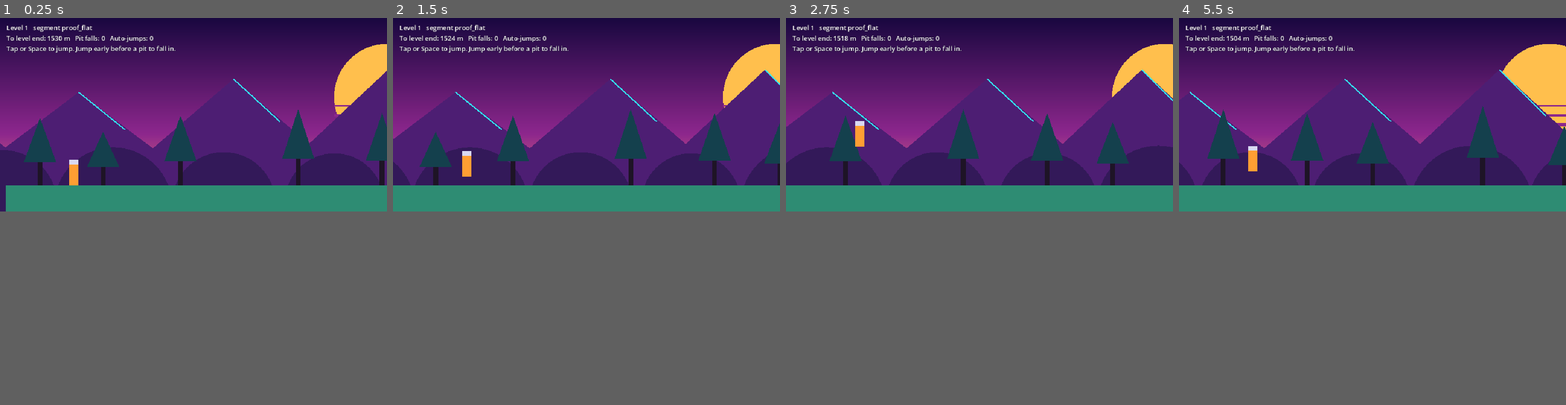
Above: before the commit, frames 1-4 (left to right).
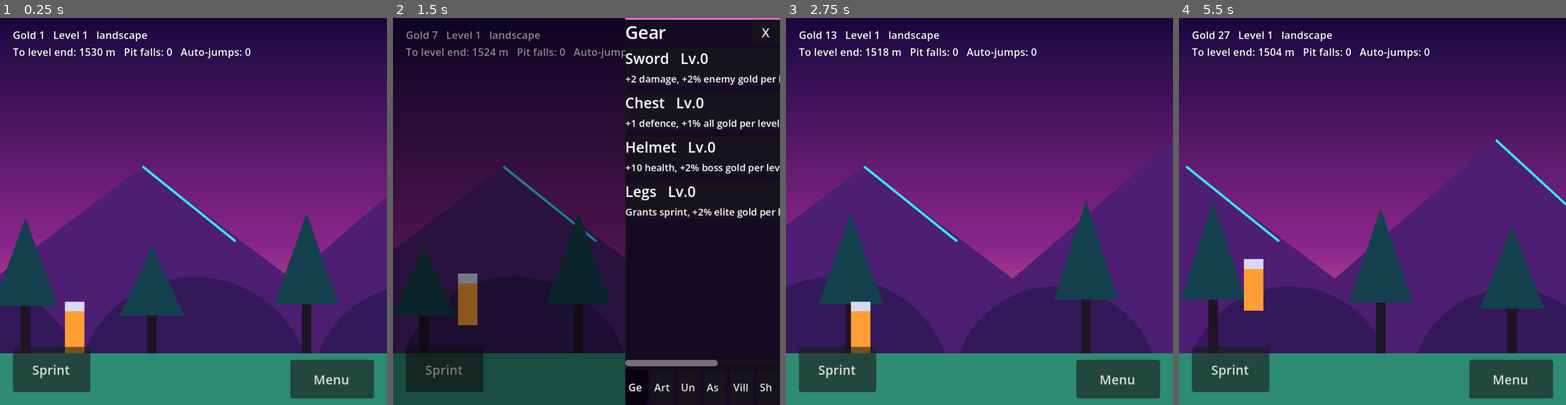
Above: after the commit, the same moments.

Repository: zachkw/vaporwave_vikings_idle
Game: Godot game, scene res://scenes/run/run.tscn
Same seed, same stepped clock (60 frames per second), same inputs: the game is played once before the commit and once after it.
Inputs (mouse positions are in pixels of both pictures, inside the frame that each line leads up to):
- Up to frame 1 (0.25 s): no input
- Up to frame 2 (1.5 s): click (443, 192) at 0.5 s, where only the run after the commit has a clickable "Sprint"; click (725, 199) at 1.25 s, where only the run after the commit has a clickable "Menu"
- Up to frame 3 (2.75 s): click (1157, 25) at 2 s, where only the run after the commit has a clickable "X"
- Up to frame 4 (5.5 s): click (1229, 192) at 2.75 s, where only the run after the commit has a clickable "Sprint"; click (1229, 192) at 3.5 s, where only the run after the commit has a clickable "Sprint"; tap Enter at 4.25 s; move the mouse to (1457, 103) at 4.27 s; click (1457, 103) at 4.42 s; tap Space at 4.52, 5.27 s; move the mouse to (1295, 126) at 5.02 s; click (1295, 126) at 5.17 s
In our replay, the window is 800x400 before the commit and 800x800 after it. These sizes can differ from the game's own. Grey fills any space a smaller window leaves; there, only what the larger window draws over its background counts as a difference.

The runs differ from the first frame. In frame 1, 65% of the frame differs, in the area x 0-100%, y 1-100%; in frame 2, 73%, in the area x 0-100%, y 0-100%; in frame 3, 63%; in frame 4, 64%.

Commit message:
Add portrait/landscape layout, menu panel and drawer to the proof
- Layout: detects orientation from the viewport, docks the menu panel to
  the bottom half in portrait, and in landscape fills the screen with the
  game and opens the same panel as a drawer from the right, overlaid
  without changing the camera. Camera fits 15 blocks to the game view.
- Menu panel: nav bar (Gear, Artefacts, Unlocks, Ascension, Village,
  Shop), placeholder Gear tab with linear costs and green/red buy buttons.
- Ability strip with the sprint button; base viewport 480x480 so UI
  scales for phones in both orientations.
- Docs: HUD and menus rewritten for both orientations; decisions logged.
- 64 headless tests pass.

Co-Authored-By: Claude Fable 5.1 <noreply@anthropic.com>
Claude-Session: https://claude.ai/code/session_011R41yFsBSkLo5FULW2XaJu

Diff:
--- a/vaporwave-vikings-idle/project.godot
+++ b/vaporwave-vikings-idle/project.godot
@@ -17,11 +17,13 @@
 
 [display]
 
-window/size/viewport_width=960
+window/size/viewport_width=480
 window/size/viewport_height=480
+window/size/window_width_override=960
+window/size/window_height_override=480
 window/stretch/mode="canvas_items"
 window/stretch/aspect="expand"
-window/handheld/orientation=0
+window/handheld/orientation=4
 
 [physics]
 
--- a/vaporwave-vikings-idle/scenes/run/run.tscn
+++ b/vaporwave-vikings-idle/scenes/run/run.tscn
@@ -1,8 +1,15 @@
-[gd_scene load_steps=4 format=3]
+[gd_scene load_steps=7 format=3]
 
 [ext_resource type="Script" path="res://systems/run.gd" id="1_run"]
 [ext_resource type="PackedScene" path="res://scenes/viking/viking.tscn" id="2_viking"]
 [ext_resource type="PackedScene" path="res://scenes/backgrounds/proof_background.tscn" id="3_background"]
+[ext_resource type="Script" path="res://systems/layout.gd" id="4_layout"]
+[ext_resource type="PackedScene" path="res://scenes/ui/menu_panel.tscn" id="5_panel"]
+
+[sub_resource type="StyleBoxFlat" id="drawer_bg"]
+bg_color = Color(0.08, 0.04, 0.14, 1)
+border_width_left = 2
+border_color = Color(0.95, 0.4, 0.85, 1)
 
 [node name="Run" type="Node2D"]
 script = ExtResource("1_run")
@@ -15,14 +22,61 @@
 
 [node name="Camera" type="Camera2D" parent="."]
 
+[node name="Layout" type="Node" parent="."]
+script = ExtResource("4_layout")
+
 [node name="HUD" type="CanvasLayer" parent="."]
 
 [node name="Info" type="Label" parent="HUD"]
 offset_left = 16.0
 offset_top = 12.0
-offset_right = 940.0
-offset_bottom = 100.0
+offset_right = 470.0
+offset_bottom = 60.0
 mouse_filter = 2
 theme_override_colors/font_color = Color(1, 1, 1, 1)
 theme_override_colors/font_outline_color = Color(0.1, 0.03, 0.2, 1)
 theme_override_constants/outline_size = 4
+theme_override_font_sizes/font_size = 13
+
+[node name="AbilityStrip" type="HBoxContainer" parent="HUD"]
+offset_left = 16.0
+offset_top = 400.0
+offset_right = 200.0
+offset_bottom = 456.0
+
+[node name="Sprint" type="Button" parent="HUD/AbilityStrip"]
+custom_minimum_size = Vector2(96, 56)
+layout_mode = 2
+text = "Sprint"
+
+[node name="MenuButton" type="Button" parent="HUD"]
+offset_left = 840.0
+offset_top = 424.0
+offset_right = 944.0
+offset_bottom = 472.0
+text = "Menu"
+
+[node name="UI" type="CanvasLayer" parent="."]
+layer = 5
+
+[node name="Dock" type="Control" parent="UI"]
+visible = false
+layout_mode = 3
+anchors_preset = 0
+
+[node name="Dim" type="ColorRect" parent="UI"]
+visible = false
+layout_mode = 3
+anchors_preset = 0
+color = Color(0, 0, 0, 0.45)
+
+[node name="Drawer" type="Control" parent="UI"]
+visible = false
+layout_mode = 3
+anchors_preset = 0
+
+[node name="Bg" type="Panel" parent="UI/Drawer"]
+layout_mode = 0
+theme_override_styles/panel = SubResource("drawer_bg")
+
+[node name="MenuPanel" parent="UI" instance=ExtResource("5_panel")]
--- /dev/null
+++ b/vaporwave-vikings-idle/scenes/ui/menu_panel.tscn
@@ -0,0 +1,49 @@
+[gd_scene load_steps=3 format=3]
+
+[ext_resource type="Script" path="res://systems/menu_panel.gd" id="1_panel"]
+
+[sub_resource type="StyleBoxFlat" id="panel_bg"]
+bg_color = Color(0.08, 0.04, 0.14, 0.96)
+border_width_top = 2
+border_color = Color(0.95, 0.4, 0.85, 1)
+
+[node name="MenuPanel" type="PanelContainer"]
+anchors_preset = 15
+anchor_right = 1.0
+anchor_bottom = 1.0
+grow_horizontal = 2
+grow_vertical = 2
+theme_override_styles/panel = SubResource("panel_bg")
+script = ExtResource("1_panel")
+
+[node name="VBox" type="VBoxContainer" parent="."]
+layout_mode = 2
+
+[node name="Header" type="HBoxContainer" parent="VBox"]
+layout_mode = 2
+
+[node name="Title" type="Label" parent="VBox/Header"]
+unique_name_in_owner = true
+layout_mode = 2
+size_flags_horizontal = 3
+text = "Gear"
+theme_override_font_sizes/font_size = 22
+
+[node name="Close" type="Button" parent="VBox/Header"]
+unique_name_in_owner = true
+layout_mode = 2
+text = "  X  "
+
+[node name="Scroll" type="ScrollContainer" parent="VBox"]
+layout_mode = 2
+size_flags_vertical = 3
+
+[node name="Rows" type="VBoxContainer" parent="VBox/Scroll"]
+unique_name_in_owner = true
+layout_mode = 2
+size_flags_horizontal = 3
+theme_override_constants/separation = 8
+
+[node name="Nav" type="HBoxContainer" parent="VBox"]
+unique_name_in_owner = true
+layout_mode = 2
--- /dev/null
+++ b/vaporwave-vikings-idle/systems/layout.gd
@@ -0,0 +1,120 @@
+## Decides portrait or landscape and places the game view, the menu panel
+## and the drawer. See docs/game-systems/hud-and-menus.md.
+class_name Layout
+extends Node
+
+signal orientation_changed(is_portrait: bool)
+signal game_rect_changed(rect: Rect2)
+
+const DRAWER_WIDTH_FRACTION := 0.4
+const PORTRAIT_GAME_FRACTION := 0.5
+
+var is_portrait := false
+var drawer_open := false
+## Tests set this to simulate a screen size; zero means use the real viewport.
+var override_size := Vector2.ZERO
+
+var _ui_layer: CanvasLayer
+var _panel: Control
+var _dock: Control
+var _drawer: Control
+var _dim: ColorRect
+var _menu_button: Button
+var _tween: Tween
+
+
+func setup(ui_layer: CanvasLayer, panel: Control, dock: Control, drawer: Control, dim: ColorRect, menu_button: Button) -> void:
+	_ui_layer = ui_layer
+	_panel = panel
+	_dock = dock
+	_drawer = drawer
+	_dim = dim
+	_menu_button = menu_button
+	get_viewport().size_changed.connect(_apply)
+	_drawer.clip_contents = true
+	_menu_button.pressed.connect(open_drawer)
+	_dim.gui_input.connect(func(e: InputEvent) -> void:
+		if e is InputEventMouseButton and e.pressed:
+			close_drawer())
+	_apply()
+
+
+func view_size() -> Vector2:
+	return override_size if override_size != Vector2.ZERO else get_viewport().get_visible_rect().size
+
+
+func set_override_size(size: Vector2) -> void:
+	override_size = size
+	_apply()
+
+
+func game_rect() -> Rect2:
+	var size := view_size()
+	if is_portrait:
+		return Rect2(Vector2.ZERO, Vector2(size.x, size.y * PORTRAIT_GAME_FRACTION))
+	return Rect2(Vector2.ZERO, size)
+
+
+func _apply() -> void:
+	var size := view_size()
+	var portrait := size.y > size.x
+	var changed := portrait != is_portrait
+	is_portrait = portrait
+	var rect := game_rect()
+	if is_portrait:
+		_dock.visible = true
+		_dock.position = Vector2(0, rect.size.y)
+		_dock.size = Vector2(size.x, size.y - rect.size.y)
+		_move_panel(_dock)
+		_drawer.visible = false
+		_dim.visible = false
+		_menu_button.visible = false
+		drawer_open = false
+	else:
+		_dock.visible = false
+		var w := size.x * DRAWER_WIDTH_FRACTION
+		_drawer.size = Vector2(w, size.y)
+		_drawer.position = Vector2(size.x - w, 0) if drawer_open else Vector2(size.x, 0)
+		_drawer.visible = true
+		_drawer.get_node("Bg").size = _drawer.size
+		_dim.size = size
+		_dim.visible = drawer_open
+		_menu_button.visible = true
+		_move_panel(_drawer)
+	_panel.call("set_close_visible", not is_portrait)
+	game_rect_changed.emit(rect)
+	if changed:
+		orientation_changed.emit(is_portrait)
+
+
+func _move_panel(parent: Control) -> void:
+	if _panel.get_parent() != parent:
+		if _panel.get_parent() != null:
+			_panel.get_parent().remove_child(_panel)
+		parent.add_child(_panel)
+	_panel.set_anchors_and_offsets_preset(Control.PRESET_FULL_RECT)
+	_panel.set_deferred("size", parent.size)
+	_panel.set_deferred("position", Vector2.ZERO)
+
+
+func open_drawer() -> void:
+	if is_portrait or drawer_open:
+		return
+	drawer_open = true
+	_dim.visible = true
+	_slide(view_size().x - _drawer.size.x)
+
+
+func close_drawer() -> void:
+	if not drawer_open:
+		return
+	drawer_open = false
+	_dim.visible = false
+	_slide(view_size().x)
+
+
+func _slide(to_x: float) -> void:
+	if _tween:
+		_tween.kill()
+	_tween = create_tween().set_ease(Tween.EASE_OUT).set_trans(Tween.TRANS_CUBIC)
+	_tween.tween_property(_drawer, "position:x", to_x, 0.2)
--- /dev/null
+++ b/vaporwave-vikings-idle/systems/menu_panel.gd
@@ -0,0 +1,135 @@
+## The menu panel: one scene used as the bottom dock in portrait and as the
+## drawer in landscape. Placeholder content until the Store exists.
+## See docs/game-systems/hud-and-menus.md.
+extends PanelContainer
+
+const TABS := ["Gear", "Artefacts", "Unlocks", "Ascension", "Village", "Shop"]
+const PLACEHOLDER_GEAR := [
+	{"id": "sword", "name": "Sword", "effect": "+2 damage, +2% enemy gold per level", "base": 10, "step": 5},
+	{"id": "chest", "name": "Chest", "effect": "+1 defence, +1% all gold per level", "base": 10, "step": 5},
+	{"id": "helmet", "name": "Helmet", "effect": "+10 health, +2% boss gold per level", "base": 10, "step": 5},
+	{"id": "legs", "name": "Legs", "effect": "Grants sprint, +2% elite gold per level", "base": 10, "step": 5},
+]
+
+signal close_requested
+
+var gold := 0.0
+var levels := {}
+var current_tab := "Gear"
+
+@onready var _title: Label = %Title
+@onready var _rows: VBoxContainer = %Rows
+@onready var _nav: HBoxContainer = %Nav
+@onready var _close: Button = %Close
+
+
+func _ready() -> void:
+	for tab in TABS:
+		var b := Button.new()
+		b.text = tab
+		b.toggle_mode = true
+		b.button_pressed = tab == current_tab
+		b.size_flags_horizontal = Control.SIZE_EXPAND_FILL
+		b.clip_text = true
+		b.custom_minimum_size = Vector2(0, 44)
+		b.add_theme_font_size_override("font_size", 13)
+		b.pressed.connect(_select_tab.bind(tab))
+		_nav.add_child(b)
+	_close.pressed.connect(func() -> void: close_requested.emit())
+	_select_tab(current_tab)
+
+
+func set_close_visible(show_close: bool) -> void:
+	_close.visible = show_close
+
+
+func set_gold(value: float) -> void:
+	gold = value
+	_refresh_rows()
+
+
+func _select_tab(tab: String) -> void:
+	current_tab = tab
+	for b in _nav.get_children():
+		b.button_pressed = b.text == tab
+	_title.text = tab
+	_rebuild_rows()
+
+
+func _rebuild_rows() -> void:
+	for c in _rows.get_children():
+		c.queue_free()
+	if current_tab != "Gear":
+		var l := Label.new()
+		l.text = "%s: coming in a later build." % current_tab
+		_rows.add_child(l)
+		return
+	for item in PLACEHOLDER_GEAR:
+		_rows.add_child(_make_gear_row(item))
+	_refresh_rows()
+
+
+func _make_gear_row(item: Dictionary) -> Control:
+	var row := PanelContainer.new()
+	row.name = item["id"]
+	var h := HBoxContainer.new()
+	h.name = "H"
+	row.add_child(h)
+	var text := VBoxContainer.new()
+	text.name = "Text"
+	text.size_flags_horizontal = Control.SIZE_EXPAND_FILL
+	h.add_child(text)
+	var name_label := Label.new()
+	name_label.name = "Name"
+	name_label.add_theme_font_size_override("font_size", 18)
+	text.add_child(name_label)
+	var effect := Label.new()
+	effect.text = item["effect"]
+	effect.add_theme_font_size_override("font_size", 12)
+	text.add_child(effect)
+	var buy := Button.new()
+	buy.name = "Buy"
+	buy.custom_minimum_size = Vector2(110, 44)
+	buy.pressed.connect(_buy.bind(item["id"]))
+	h.add_child(buy)
+	return row
+
+
+func next_cost(item: Dictionary) -> float:
+	return float(item["base"]) + float(item["step"]) * float(levels.get(item["id"], 0))
+
+
+func _buy(id: String) -> void:
+	for item in PLACEHOLDER_GEAR:
+		if item["id"] == id and gold >= next_cost(item):
+			gold -= next_cost(item)
+			levels[id] = int(levels.get(id, 0)) + 1
+	_refresh_rows()
+
+
+func _refresh_rows() -> void:
+	if current_tab != "Gear":
+		return
+	for item in PLACEHOLDER_GEAR:
+		var row := _rows.get_node_or_null(item["id"])
+		if row == null:
+			continue
+		var level := int(levels.get(item["id"], 0))
+		row.get_node("H/Text/Name").text = "%s   Lv.%d" % [item["name"], level]
+		var buy: Button = row.get_node("H/Buy")
+		var cost := next_cost(item)
+		var can := gold >= cost
+		buy.text = "%s gold" % _short(cost)
+		buy.disabled = not can
+		buy.modulate = Color(0.55, 1.0, 0.6) if can else Color(1.0, 0.45, 0.45)
+
+
+static func _short(v: float) -> String:
+	if v < 1000.0:
+		return str(int(v))
+	var units := ["K", "M", "B", "T"]
+	var i := -1
+	while v >= 1000.0 and i < units.size() - 1:
+		v /= 1000.0
+		i += 1
+	return "%.1f%s" % [v, units[i]]
--- a/vaporwave-vikings-idle/systems/run.gd
+++ b/vaporwave-vikings-idle/systems/run.gd
@@ -9,6 +9,8 @@
 const CAMERA_LEAD_PX := 300.0
 
 @export var base_seed := 12345
+
+const SEGMENT_HEIGHT_BLOCKS := 15.0
 
 var builder: LevelBuilder
 var block_px := 32.0
@@ -29,6 +31,12 @@
 @onready var camera: Camera2D = $Camera
 @onready var segments_root: Node2D = $Segments
 @onready var hud_label: Label = $HUD/Info
+@onready var layout: Layout = $Layout
+@onready var menu_panel: Control = $UI/MenuPanel
+@onready var sprint_button: Button = $HUD/AbilityStrip/Sprint
+
+var gold := 0.0
+var _game_rect := Rect2()
 
 
 func _ready() -> void:
@@ -40,10 +48,31 @@
 	viking.global_position = Vector2(4.0 * block_px, -2.0 * block_px)
 	viking.pit_fallen.connect(_on_pit_fallen)
 	_update_stream()
+	layout.game_rect_changed.connect(_on_game_rect_changed)
+	layout.setup($UI, menu_panel, $UI/Dock, $UI/Drawer, $UI/Dim, $HUD/MenuButton)
+	menu_panel.close_requested.connect(layout.close_drawer)
+	sprint_button.pressed.connect(func() -> void: viking.request_jump())
+
+
+## Fit the 15-block segment height to the game view and keep the camera
+## centred on it, whatever the orientation.
+func _on_game_rect_changed(rect: Rect2) -> void:
+	_game_rect = rect
+	var view := layout.view_size()
+	var world_h := SEGMENT_HEIGHT_BLOCKS * block_px
+	var zoom := rect.size.y / world_h
+	camera.zoom = Vector2(zoom, zoom)
+	# Camera2D centres its target on the viewport. To show the world in the game
+	# rect instead, aim the camera below the world centre by the screen difference.
+	camera.offset = Vector2(0, (view.y * 0.5 - (rect.position.y + rect.size.y * 0.5)) / zoom)
+	$HUD/AbilityStrip.position = Vector2(16, rect.size.y - 72)
+	$HUD/MenuButton.position = Vector2(view.x - 120, view.y - 56)
 
 
 func _physics_process(_delta: float) -> void:
-	camera.global_position = Vector2(viking.global_position.x + CAMERA_LEAD_PX, -7.5 * block_px)
+	camera.global_position = Vector2(viking.global_position.x + CAMERA_LEAD_PX / camera.zoom.x * 0.5, -SEGMENT_HEIGHT_BLOCKS * 0.5 * block_px)
+	gold += float(Content.load_json("res://content/economy.json")["gold_per_metre"]) * viking.velocity.x * _delta / block_px
+	menu_panel.set_gold(gold)
 	if viking.global_position.x > level_end_x:
 		levels_completed += 1
 		_start_level(level_index + 1, level_end_x)
@@ -157,5 +186,5 @@
 
 
 func _update_hud() -> void:
-	hud_label.text = "Level %d   segment %s\nTo level end: %d m   Pit falls: %d   Auto-jumps: %d\nTap or Space to jump. Jump early before a pit to fall in." % [
-		level_index + 1, current_segment_id(), int(distance_to_level_end_m()), pit_falls, viking.auto_jumps]
+	hud_label.text = "Gold %d   Level %d   %s\nTo level end: %d m   Pit falls: %d   Auto-jumps: %d" % [
+		int(gold), level_index + 1, "portrait" if layout.is_portrait else "landscape", int(distance_to_level_end_m()), pit_falls, viking.auto_jumps]
--- a/vaporwave-vikings-idle/tests/run_tests.gd
+++ b/vaporwave-vikings-idle/tests/run_tests.gd
@@ -124,7 +124,57 @@
 	for i in 180:
 		await physics_frame
 	expect(run.pit_falls == falls_before + 1, "an early tap lands the Viking in the pit")
+	await _layout_tests(run)
 	run.queue_free()
+
+
+func _layout_tests(run: Node) -> void:
+	print("== Layout: landscape drawer, then portrait dock ==")
+	var layout: Layout = run.layout
+	var panel: Control = run.menu_panel
+	var cam: Camera2D = run.camera
+
+	var land := Vector2(960, 480)
+	layout.set_override_size(land)
+	await process_frame
+	expect(not layout.is_portrait, "960x480 is landscape")
+	expect(panel.get_parent().name == "Drawer", "panel lives in the drawer in landscape")
+	expect(not layout.drawer_open, "drawer starts closed")
+	expect(layout.game_rect().size == land, "game view fills the screen in landscape")
+	expect(is_equal_approx(cam.zoom.y, 480.0 / 480.0), "camera fits 15 blocks to 480 px (zoom %.3f)" % cam.zoom.y)
+	layout.open_drawer()
+	for i in 20:
+		await process_frame
+	expect(layout.drawer_open and run.get_node("UI/Drawer").position.x < land.x, "drawer slides in")
+	expect(layout.game_rect().size == land, "open drawer does not change the game view")
+	layout.close_drawer()
+	for i in 20:
+		await process_frame
+	expect(not layout.drawer_open, "drawer closes")
+
+	var port := Vector2(480, 960)
+	layout.set_override_size(port)
+	await process_frame
+	expect(layout.is_portrait, "480x960 is portrait")
+	expect(panel.get_parent().name == "Dock", "panel docks to the bottom in portrait")
+	expect(is_equal_approx(layout.game_rect().size.y, 480.0), "game view is the top half in portrait")
+	expect(is_equal_approx(cam.zoom.y, 480.0 / 480.0), "camera still fits 15 blocks to the game view")
+	expect(not layout.drawer_open, "no drawer in portrait")
+	expect(panel.current_tab == "Gear", "tab survives the rotation")
+
+	layout.set_override_size(land)
+	await process_frame
+	expect(panel.get_parent().name == "Drawer", "rotating back moves the panel to the drawer again")
+
+	print("== Placeholder gear panel ==")
+	panel.set_gold(1000.0)
+	panel._buy("sword")
+	expect(int(panel.levels.get("sword", 0)) == 1 and is_equal_approx(panel.gold, 990.0), "buying a sword level costs 10 gold")
+	panel._buy("sword")
+	expect(is_equal_approx(panel.gold, 975.0), "second level costs 15 gold (linear)")
+	panel.set_gold(3.0)
+	var buy: Button = panel.get_node("%Rows/sword/H/Buy")
+	expect(buy.disabled, "buy button disabled when gold is short")
 
 
 func _next_pit_start(run: Node, after_x: float) -> float:
Not shown, changed: docs/README.md
Not shown, changed: docs/decisions.md
Not shown, changed: docs/game-systems/README.md
Not shown, changed: docs/game-systems/hud-and-menus.md
Not shown, changed: docs/production/proof-segments.md
